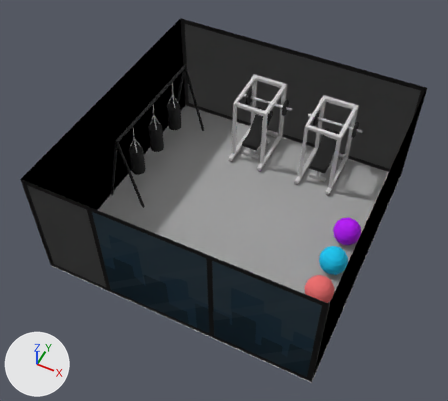
Renders of the OBJ model data/MODEL/model_trainingroom_all.obj from each side of a commit.
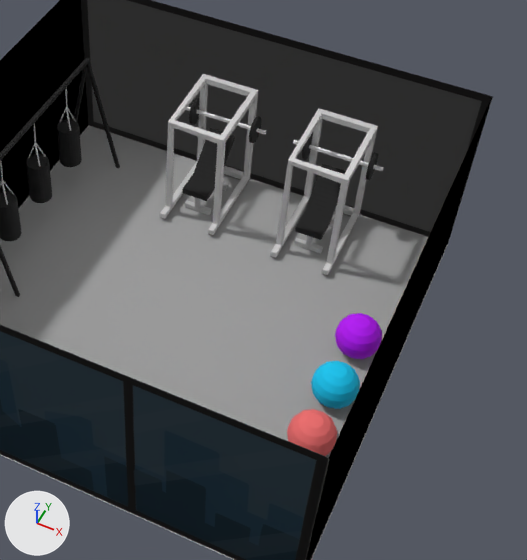
Each version appears first whole from a 50 mm camera at (5.05, -10.94, 14.38) aimed at (-0.13, -0.6, 1.45), and next in a close-up on the part from 30% to 100% of the width and 7% to 91% of the height. The lights are fixed; the arrows at lower left show +X, +Y and +Z. Where no turn or scale is listed for an object, it has been applied to the vertices.

Names of what the first close-up shows: 'model_trainingroom_all'.
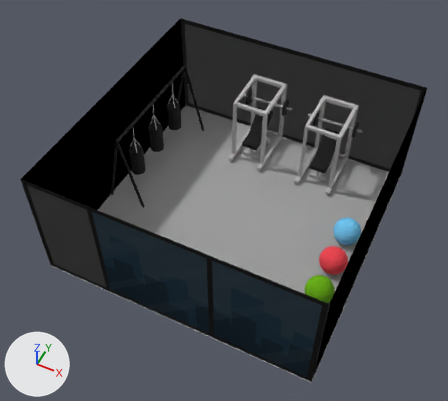
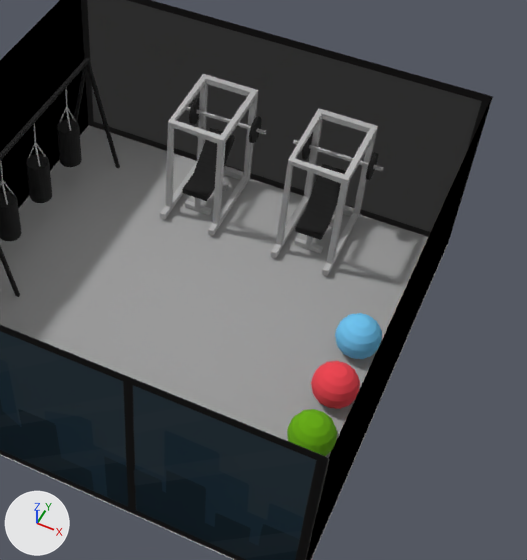
The change, as a diff of the scene's bpy script:
```diff
--- a/data/MODEL/model_trainingroom_all.obj.py
+++ b/data/MODEL/model_trainingroom_all.obj.py
@@ me_model_trainingroom_all @@
 me_model_trainingroom_all.from_pydata(...)  # 1300 vertices, 2310 faces; spans x -3.92..3.92, y -3.92..3.92, z 0.11..3.64
-me_model_trainingroom_all.materials.append(mat_phong6sg)  # picture img_tex_black_jpg
-me_model_trainingroom_all.materials.append(mat_phong5sg)  # picture img_tex_silver_jpg
-me_model_trainingroom_all.materials.append(mat_pasted__phong6sg2)  # picture img_tex_black_jpg
-me_model_trainingroom_all.materials.append(mat_pasted__phong5sg2)  # picture img_tex_silver_jpg
+# me_model_trainingroom_all part 1: all 12 faces that had it switch from mat_pasted__phonge1sg (white #ffffff) to mat_initialshadinggroup (grey #bcbcbc)
+# me_model_trainingroom_all part 2: all 156 faces that had it switch from mat_pasted__phong2sg (picture img_tex_trainingroom_wall01_png) to mat_initialshadinggroup (grey #bcbcbc)
+# me_model_trainingroom_all part 3: all 12 faces that had it switch from mat_phonge1sg (white #ffffff) to mat_initialshadinggroup (grey #bcbcbc)
+# me_model_trainingroom_all part 4: 156 of the faces centred in x -1.27..-0.14, y 2.01..3.82, z 0.21..2.42 switch from mat_phong2sg (picture img_tex_trainingroom_wall01_png) to mat_initialshadinggroup (grey #bcbcbc)
+# me_model_trainingroom_all part 5: texture (UV) coordinates of 668 of 2310 faces, centred in x -1.04..3.57, y -3.6..1.04, z 0.15..0.91, changed; they spanned u 0.0..1.0, v 0.0..1.0 and now span u 0.01..0.96, v 0.09..0.96
 me_model_trainingroom_all.materials.append(mat_phong4sg)
-me_model_trainingroom_all.materials.append(mat_pasted__pasted__pasted__phong5sg2)  # picture img_tex_silver_jpg
-me_model_trainingroom_all.materials.append(mat_pasted__pasted__pasted__pasted__phong5sg2)  # picture img_tex_silver_jpg
-me_model_trainingroom_all.materials.append(mat_pasted__phong5sg)  # picture img_tex_silver_jpg
-me_model_trainingroom_all.materials.append(mat_pasted__phong6sg)  # picture img_tex_black_jpg
 me_model_trainingroom_all.materials.append(mat_phong3sg)
 me_model_trainingroom_all.materials.append(mat_phong1sg)
-me_model_trainingroom_all.materials.append(mat_pasted__phong6sg1)  # picture img_tex_black_jpg
-me_model_trainingroom_all.materials.append(mat_pasted__phong5sg1)  # picture img_tex_silver_jpg
-me_model_trainingroom_all.materials.append(mat_pasted__pasted__phong6sg1)  # picture img_tex_black_jpg
-me_model_trainingroom_all.materials.append(mat_pasted__pasted__phong5sg1)  # picture img_tex_silver_jpg
-me_model_trainingroom_all.materials.append(mat_pasted__pasted__phong5sg)  # picture img_tex_silver_jpg
-me_model_trainingroom_all.materials.append(mat_pasted__pasted__phong6sg)  # picture img_tex_black_jpg
-me_model_trainingroom_all.materials.append(mat_pasted__pasted__pasted__phong5sg)  # picture img_tex_silver_jpg
-me_model_trainingroom_all.materials.append(mat_pasted__pasted__pasted__phong6sg)  # picture img_tex_black_jpg
-me_model_trainingroom_all.materials.append(mat_phong9sg)  # cyan #00d1ff
-me_model_trainingroom_all.materials.append(mat_phong7sg)  # red #ff7676
-me_model_trainingroom_all.materials.append(mat_phong8sg)  # purple #bd00ff
+me_model_trainingroom_all.materials.append(mat_phonge4sg)  # picture img_tex_black_jpg
+me_model_trainingroom_all.materials.append(mat_phonge2sg)  # picture img_tex_trainingroom_material_png
```

Location of each change, [x1, y1, x2, y2] in pixels of the close-ups (527 x 560 px):
'model_trainingroom_all', recoloured, surface changed
    both: [33, 72, 386, 459]
part 1 of me_model_trainingroom_all, recoloured
    both: [293, 140, 384, 171]
part 2 of me_model_trainingroom_all, recoloured
    both: [270, 108, 378, 276]
part 3 of me_model_trainingroom_all, recoloured
    both: [185, 107, 266, 135]
part 4 of me_model_trainingroom_all, recoloured
    both: [160, 74, 258, 236]
part 5 of me_model_trainingroom_all, surface changed
    both: [287, 313, 382, 456]
